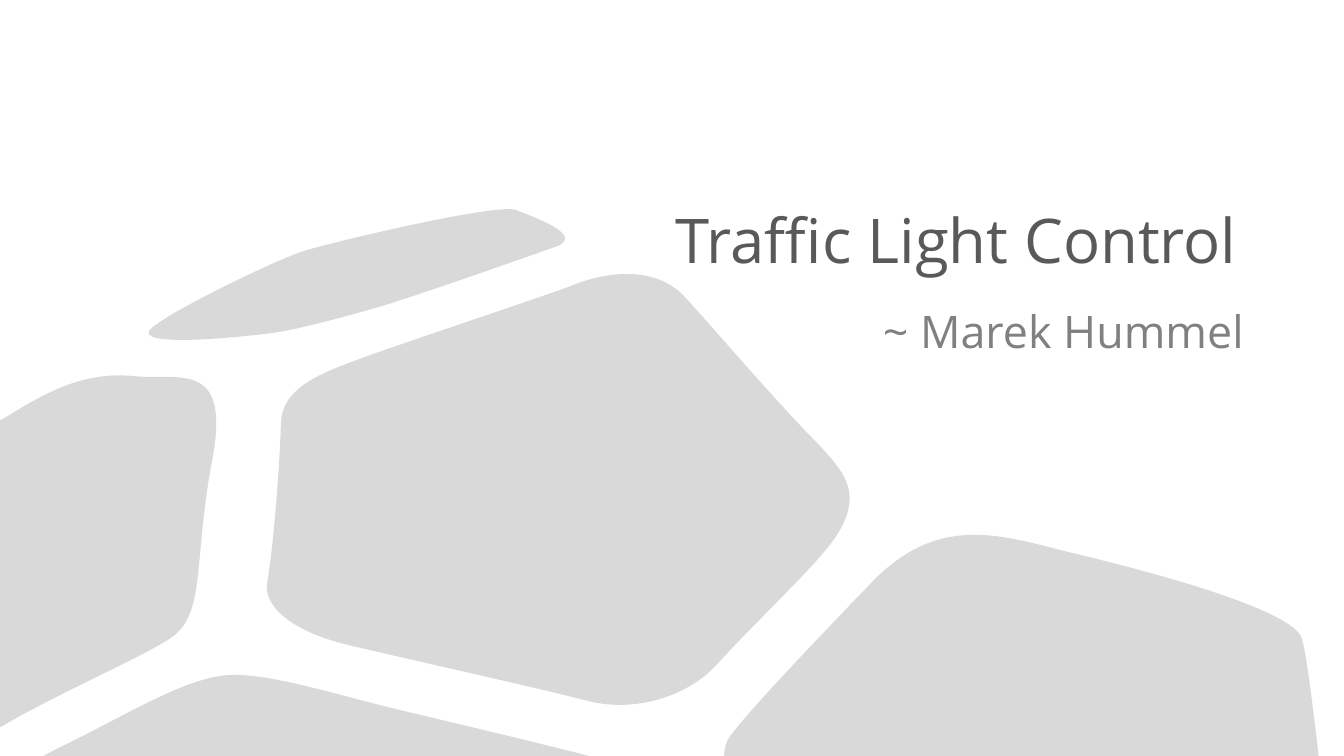
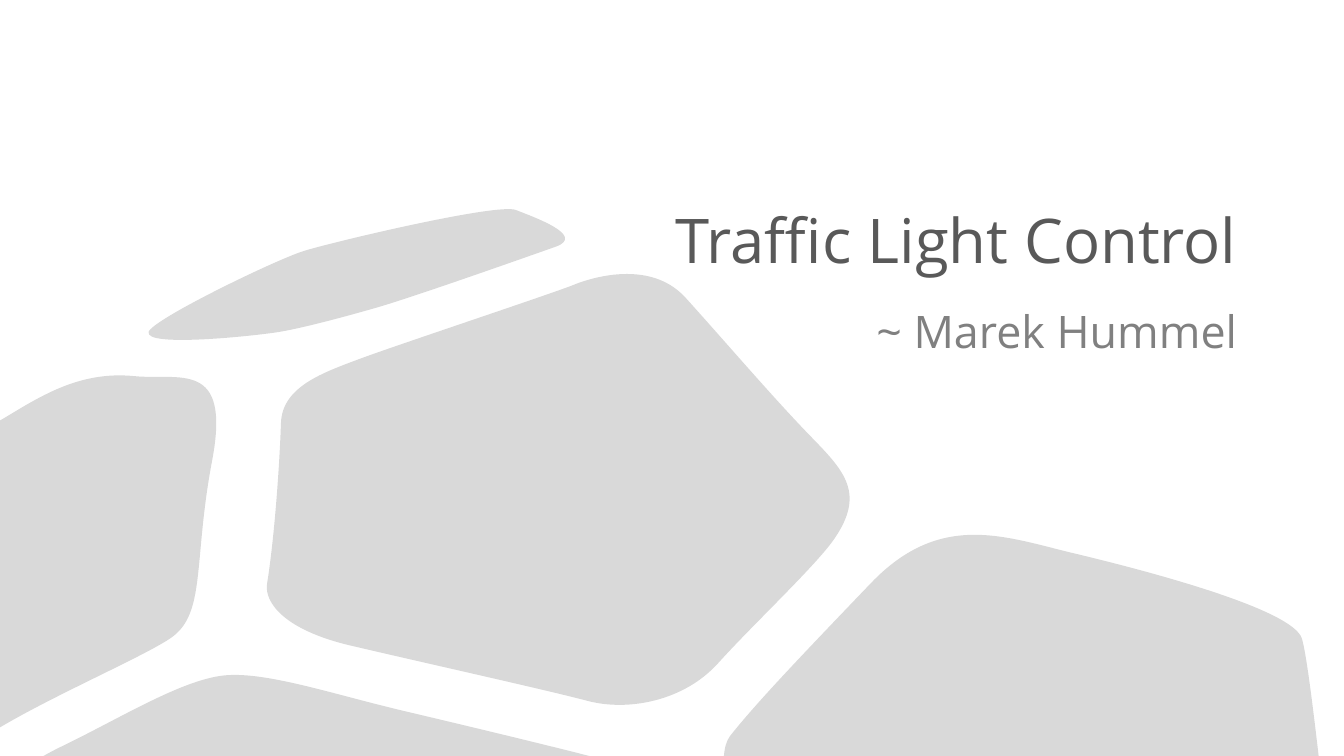
Before and after one commit to marekhummel/traffic-lights-rl, a slide deck: slide 1 of visuals/slides.pptx. Drawn at 1344x756 pixels with LibreOffice and Linux fonts; fonts in the diff are those of the drawing. Boxes give left, top, right and bottom in pixels: in the first picture for what was removed or moved away, otherwise in the second. Text is boxed around its words. In the diff, an @@ line names an element or a change of style, - is before the commit and + after.

Commit message:
Updated visuals.pptx

```diff
--- a/visuals/slides.pptx
+++ b/visuals/slides.pptx
@@ subtitle "~ Marek Hummel": place and size @@
-subtitle "~ Marek Hummel" at box(920, 314, 1243, 349)
+subtitle "~ Marek Hummel" at box(914, 314, 1237, 349)
```
